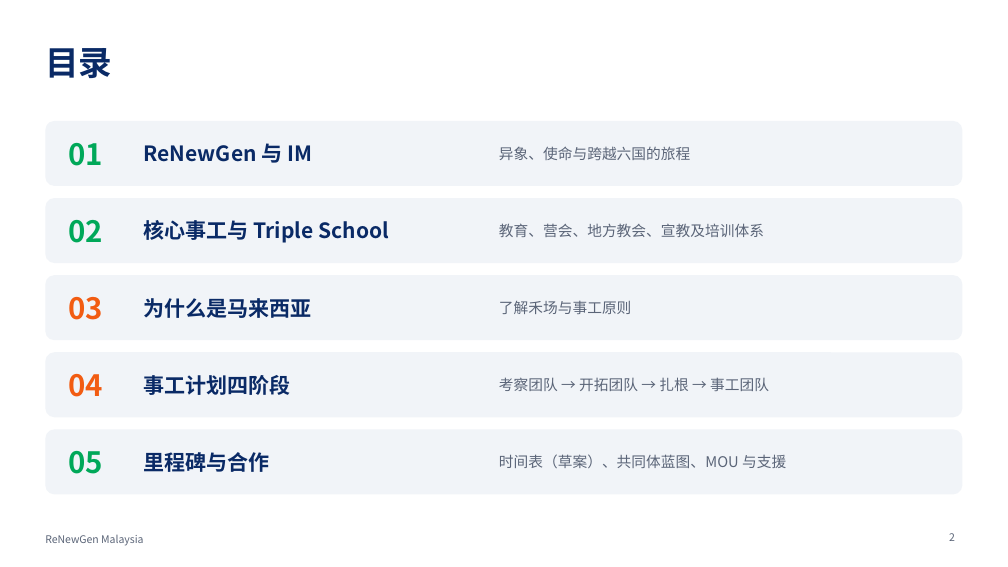
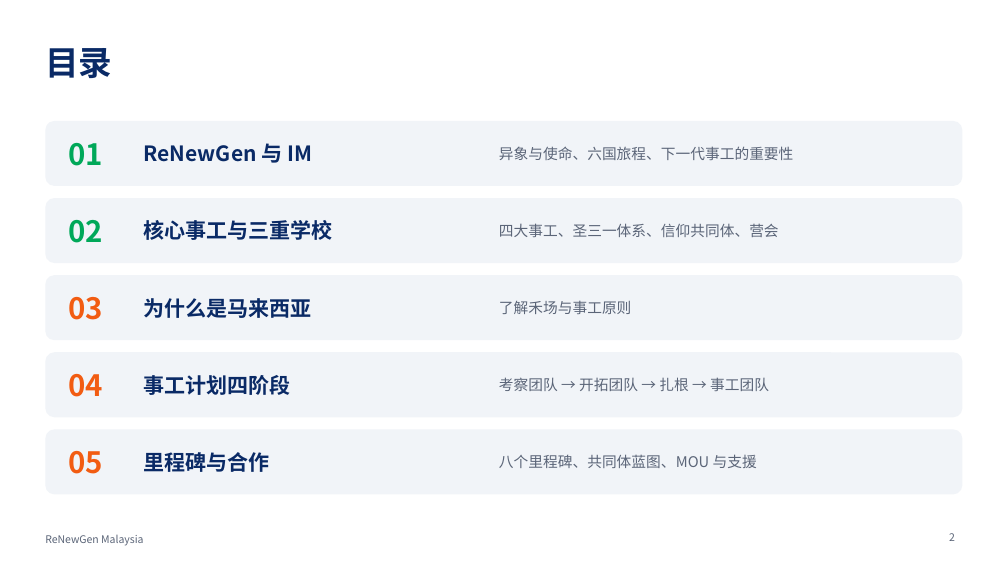
Before and after one commit to ChampionJohan/Johan, a slide deck: slide 2 of renewgen-malaysia/ReNewGen_Malaysia_ZH.pptx. Drawn at 1008x567 pixels with LibreOffice and Linux fonts; fonts in the diff are those of the drawing. Boxes give left, top, right and bottom in pixels: in the first picture for what was removed or moved away, otherwise in the second. Text is boxed around its words. In the diff, an @@ line names an element or a change of style, - is before the commit and + after.

```diff
--- a/renewgen-malaysia/ReNewGen_Malaysia_ZH.pptx
+++ b/renewgen-malaysia/ReNewGen_Malaysia_ZH.pptx
@@ text at (499,146,793,160): text changed @@
-异象、使命与跨越六国的旅程
+异象与使命、六国旅程、下一代事工的重要性
@@ text at (144,220,333,240): text changed @@
-核心事工与 Triple School
+核心事工与三重学校
@@ text at (499,223,779,237): text changed @@
-教育、营会、地方教会、宣教及培训体系
+四大事工、圣三一体系、信仰共同体、营会
@@ text "05" at (68,451,103,474): text colour #00A859 to #F25C12 @@
@@ text at (499,454,757,468): text changed @@
-时间表（草案）、共同体蓝图、MOU 与支援
+八个里程碑、共同体蓝图、MOU 与支援
```
Also in this commit, not shown: 11 other slides changed, 3 slides added, 9 other files.
